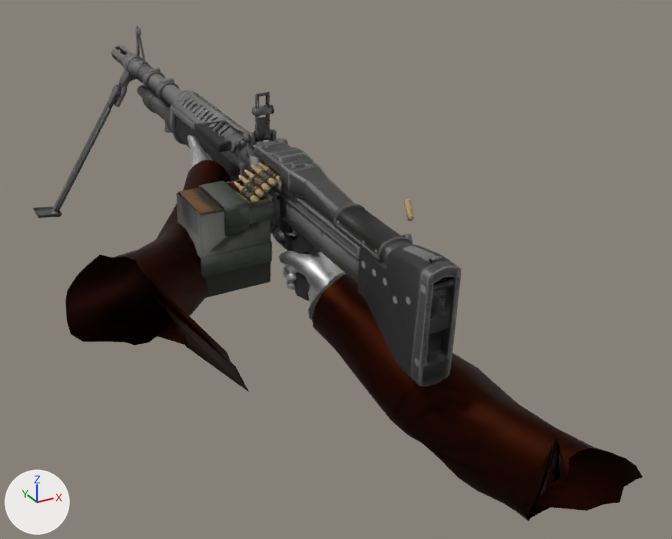
The OBJ model GameData/Animations/LMG/Fire/frame_16.obj as it was, and as the next commit left it.
One viewpoint serves both versions: a 50 mm camera at (-0.84, -1.47, 0.5) aimed at (0.21, 0.45, -0.46). The axes (+X, +Y, +Z) are drawn at lower left. The lights are the same throughout. Where no turn or scale is listed for an object, it has been applied to the vertices.
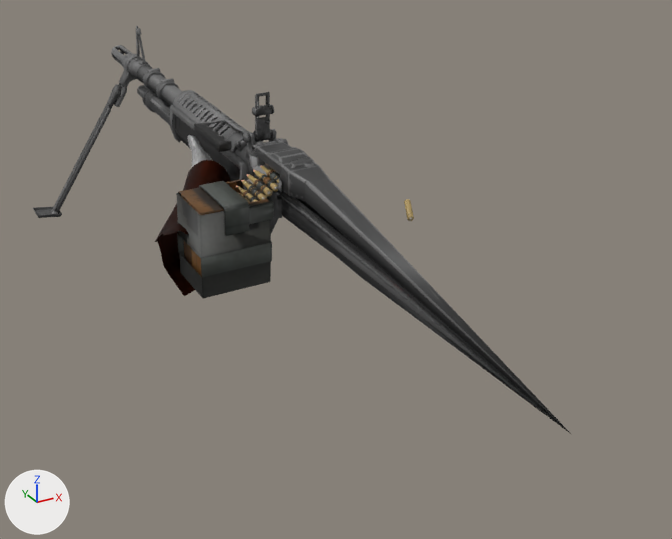
Location of each change, [x1, y1, x2, y2] in pixels of the pictures (672 x 539 px):
'PlayerModelMerged.001_PlayerModelMerged', reshaped: before [65, 135, 643, 521]; after [155, 135, 231, 296]
'Mesh.005', reshaped (26% wider, 13% taller): before [33, 26, 461, 386]; after [33, 26, 571, 434]
part 1 of me_mesh_005, deleted (black): before [164, 121, 454, 301]
part 2 of me_mesh_005, cut back: before [111, 45, 461, 386]; after [120, 50, 307, 242]
part 3 of me_mesh_005, added: after [277, 181, 571, 434]
part 4 of me_playermodelmerged_001_playermodelmerged, deleted: before [274, 228, 339, 305]
part 5 of me_playermodelmerged_001_playermodelmerged, deleted (black): before [312, 274, 643, 521]
part 6 of me_playermodelmerged_001_playermodelmerged, deleted: before [308, 272, 346, 320]
part 7 of me_playermodelmerged_001_playermodelmerged, deleted: before [65, 231, 249, 392]

The edits, one by one:
me_mesh_005 is used by ob_mesh_005; location (0.0, 0.0, 0.0).
me_mesh_005 had 10811 vertices, 20781 faces, 17 loose edges and spanned x -0.31..0.41, y -0.17..1.73, z -0.6..0.02.
me_mesh_005 now has 3878 vertices, 6644 faces, 13 loose edges and spans x -0.31..0.14, y -0.52..1.73, z -0.6..0.02.
me_mesh_005 part 1: 18 loose pieces with 1225 vertices, spanning x 0.05..0.41, y -0.16..1.61, z -0.6..-0.13, are deleted.
me_mesh_005 part 2: 195 vertices moved within x -0.1..0.13, y 0.42..1.73, z -0.33..-0.06; 5825 vertices removed from x -0.15..0.15, y -0.17..1.73, z -0.47..-0.02; 116 vertices added at x -0.06..0.11, y 0.43..1.35, z -0.26..-0.02.
me_mesh_005 part 3: 1 vertex added at x 0.12, y -0.52, z -0.37.
me_playermodelmerged_001_playermodelmerged is used by ob_playermodelmerged_001_playermodelmerged; location (0.0, 0.0, 0.0).
me_playermodelmerged_001_playermodelmerged had 1157 vertices, 2192 faces and spanned x -0.494..0.463, y -0.403..0.982, z -0.777..-0.201.
me_playermodelmerged_001_playermodelmerged now has 475 vertices, 890 faces and spans x -0.22..0.148, y 0.469..0.982, z -0.485..-0.201.
me_playermodelmerged_001_playermodelmerged part 4: the loose piece of 328 vertices spanning x 0.046..0.145, y 0.209..0.49, z -0.49..-0.333 is deleted.
me_playermodelmerged_001_playermodelmerged part 5: the loose piece of 208 vertices spanning x 0.028..0.463, y -0.403..0.29, z -0.777..-0.36 is deleted.
me_playermodelmerged_001_playermodelmerged part 6: the loose piece of 40 vertices spanning x 0.03..0.169, y 0.152..0.307, z -0.526..-0.36 is deleted.
Part 7, on me_playermodelmerged_001_playermodelmerged:
106 vertices are removed from x -0.494..-0.132, y -0.109..0.568, z -0.487..-0.247.
210 faces are deleted.
